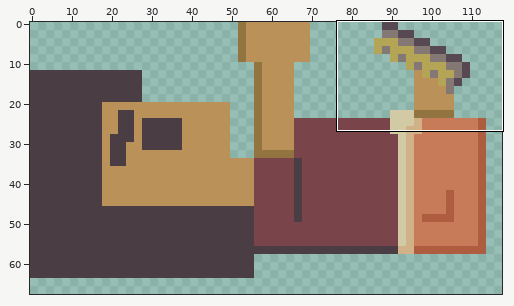
A sprite sheet gets an edit: assets/sprites/climber/climber_ladder_climb_1.png. The first picture is a wide view before the edit; the outline marks the close-up.
Close-up. Old version:
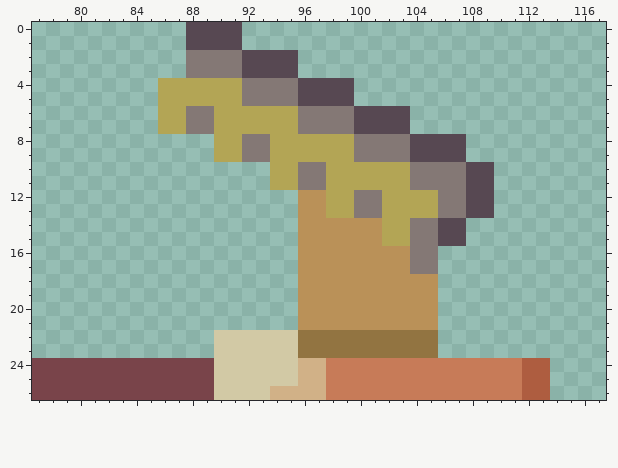
The file is 128x128 pixels. Shown: x 77..117, y 0..26. The wide view leaves out empty margins.
The result:
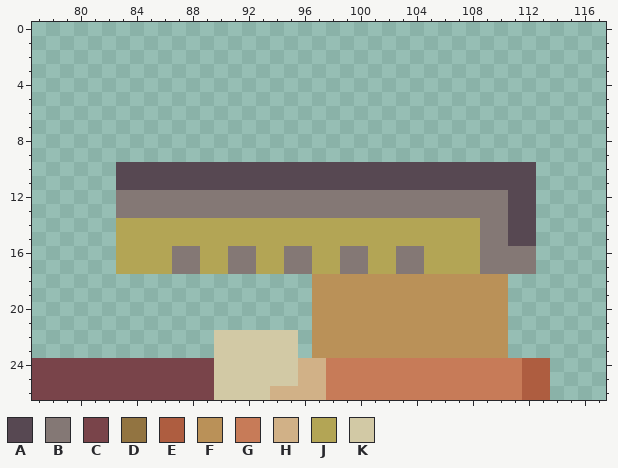
Palette (. is transparent): A #574852  B #847875  C #79444a  D #927441  E #ae5d40  F #ba9158  G #c77b58  H #d1b187  J #b3a555  K #d2c9a5
Changes in this commit:
y 0..1: x 88..91 AAAA -> ....
y 2..3: x 88..95 BBBBAAAA -> ........
y 4..5: x 86..99 JJJJJJBBBBAAAA -> ..............
y 6..7: x 86..103 JJBBJJJJJJBBBBAAAA -> ..................
y 8..9: x 90..107 JJBBJJJJJJBBBBAAAA -> ..................
y 10..11: x 83..107 ...........JJBBJJJJJJBBBB -> AAAAAAAAAAAAAAAAAAAAAAAAA; x 110..112 ... -> AAA
y 12..13: x 83..99 .............FFJJ -> BBBBBBBBBBBBBBBBB; x 102..105 JJJJ -> BBBB; x 108..112 AA... -> BBBAA
y 14..15: x 83..101 .............FFFFFF -> JJJJJJJJJJJJJJJJJJJ; x 104..112 BBAA..... -> JJJJJBBAA
y 16..17: x 83..103 .............FFFFFFFF -> JJJJBBJJBBJJBBJJBBJJB; x 105..112 B....... -> JJJJBBBB
y 18..21: x 96 F -> .; x 106..110 ..... -> FFFFF
y 22..23: x 96..110 DDDDDDDDDD..... -> .FFFFFFFFFFFFFF
Boxes around the changes in both close-ups, in picture pixels (x1, y1, x2, y2):
changed: (116, 22, 536, 358)
